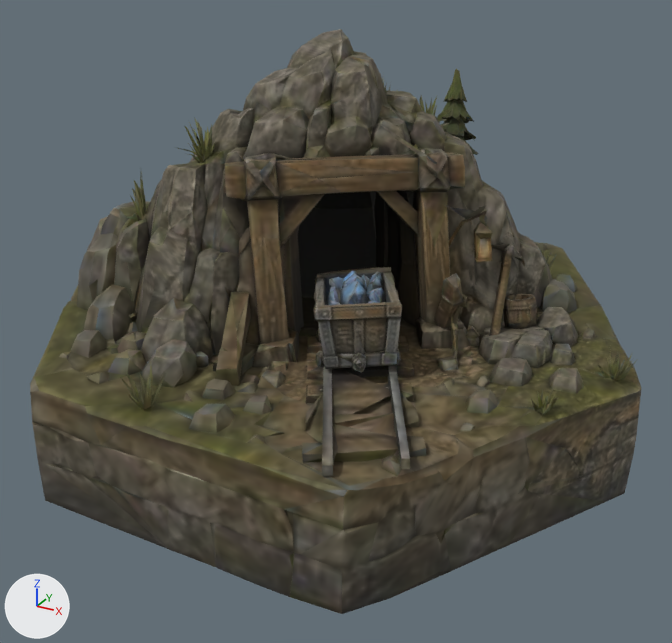
Renders of the glTF model godot/assets/meshy/war/mine.glb from each side of a commit.
Camera for both pictures: a camera (50 mm lens) standing at (1.61, -2.91, 1.59) and looking at (0.06, -0.1, 0.19). Every picture has the same lights, and +X, +Y and +Z are marked at lower left. The older version comes first. Vertices at exactly the same position are counted once.
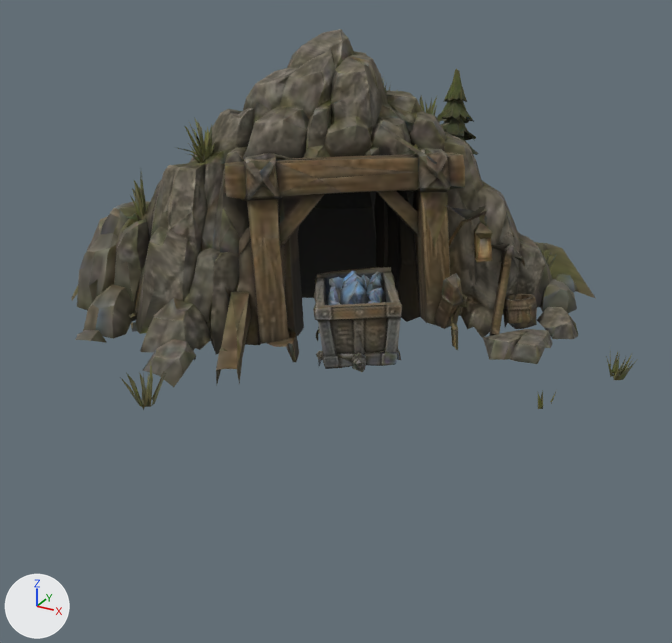
The change, as JSON lines over the scene's bpy script:
```json
{"block": "me_mesh_0", "where": "# used by ob_mesh_0; location = (0.0, 0.0, 0.0)"}
{"op": "remove", "block": "me_mesh_0", "code": "me_mesh_0.from_pydata(...)  # 3971 vertices, 8039 faces; spans x -1.17..1.17, y -1.04..1.04, z -0.27..1.21"}
{"op": "add", "block": "me_mesh_0", "code": "me_mesh_0.from_pydata(...)  # 2971 vertices, 5660 faces; spans x -1.17..1.14, y -0.98..1.04, z 0.1..1.21"}
{"block": "me_mesh_0", "change": "me_mesh_0 part 1: 1000 vertices removed from x -1.17..1.17, y -1.04..1.04, z -0.27..0.24"}
```

Boxes (x1, y1, x2, y2) around the edits, measured in the pictures (672 x 643 px):
```json
{"object": "Mesh_0", "change": "reshaped", "before": [30, 29, 641, 614], "after": [71, 29, 636, 410], "on screen": "8% narrower, 35% shorter"}
{"part": 1, "of": "me_mesh_0", "change": "deleted", "before": [30, 297, 641, 614], "on screen": "brown"}
```
